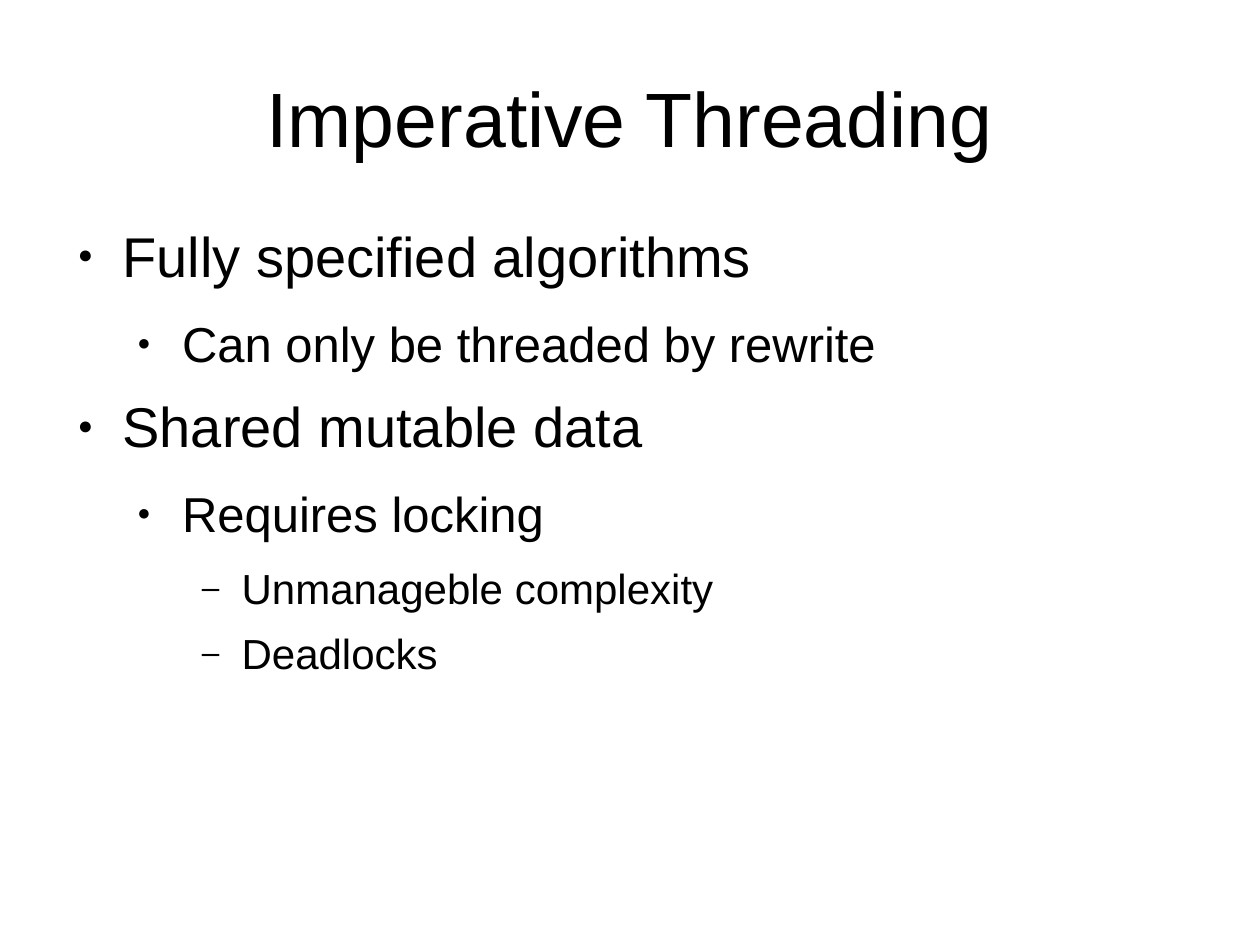
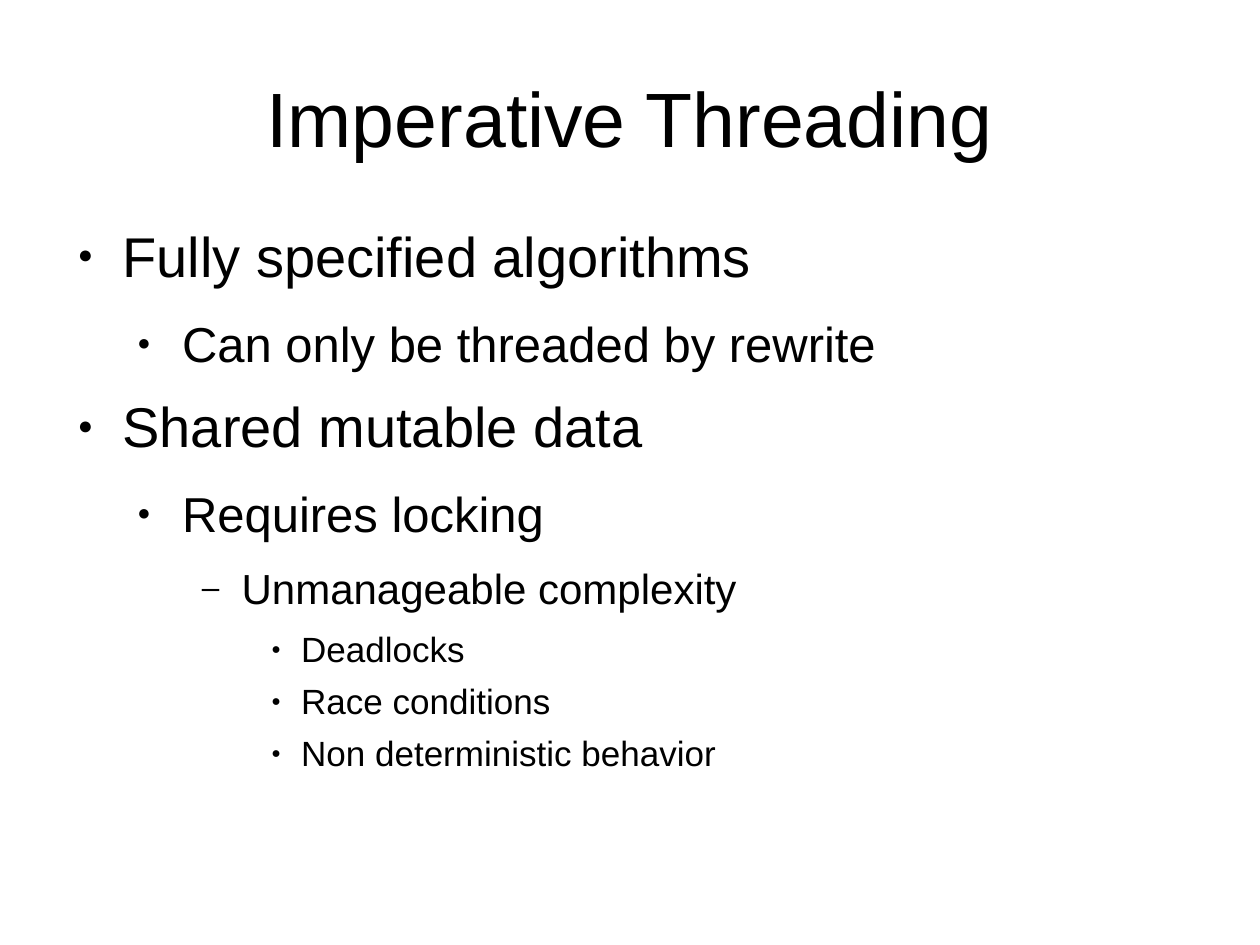
Before and after one commit to mlidbom/FSharpElevate, a slide deck: slide 10 of FSharp2.pptx (slide 9 before the commit). Drawn at 1260x945 pixels with LibreOffice and Linux fonts; fonts in the diff are those of the drawing. Boxes give left, top, right and bottom in pixels: in the first picture for what was removed or moved away, otherwise in the second. Text is boxed around its words. In the diff, an @@ line names an element or a change of style, - is before the commit and + after.

```diff
--- a/FSharp2.pptx
+++ b/FSharp2.pptx
@@ text at [242,573,736,612]: text changed @@
-    – Unmanageble complexity
+    – Unmanageable complexity
@@ text at [301,636,465,663]: size 24 to 20 pt in "Deadlocks"; bullet – to ●; list level 3 to 4 in "Deadlocks" @@
@@ text at [301,688,715,767]: paragraphs added @@
+      ● Race conditions
+      ● Non deterministic behavior
```
Also in this commit, not shown: 8 other slides changed, 1 slide added.
